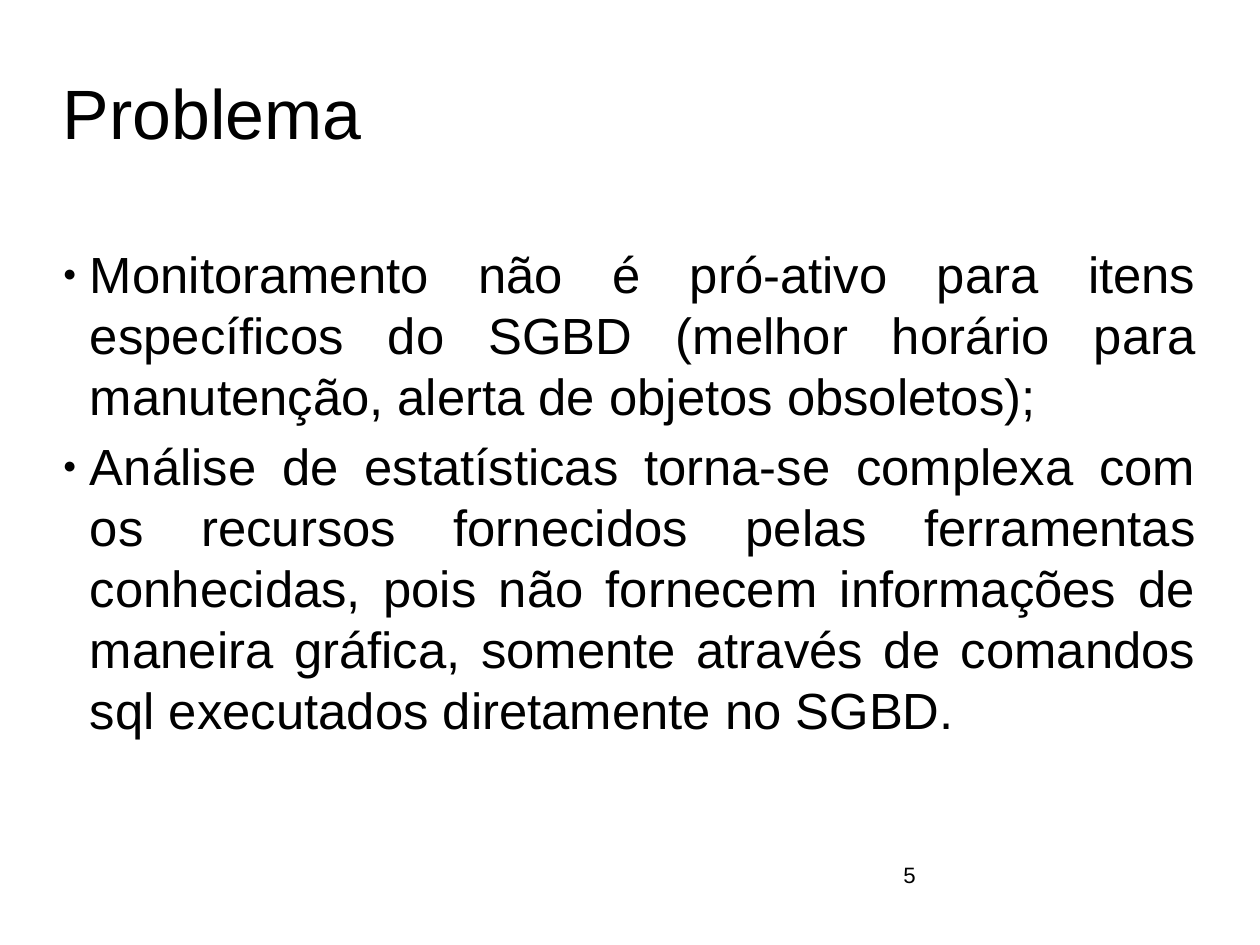
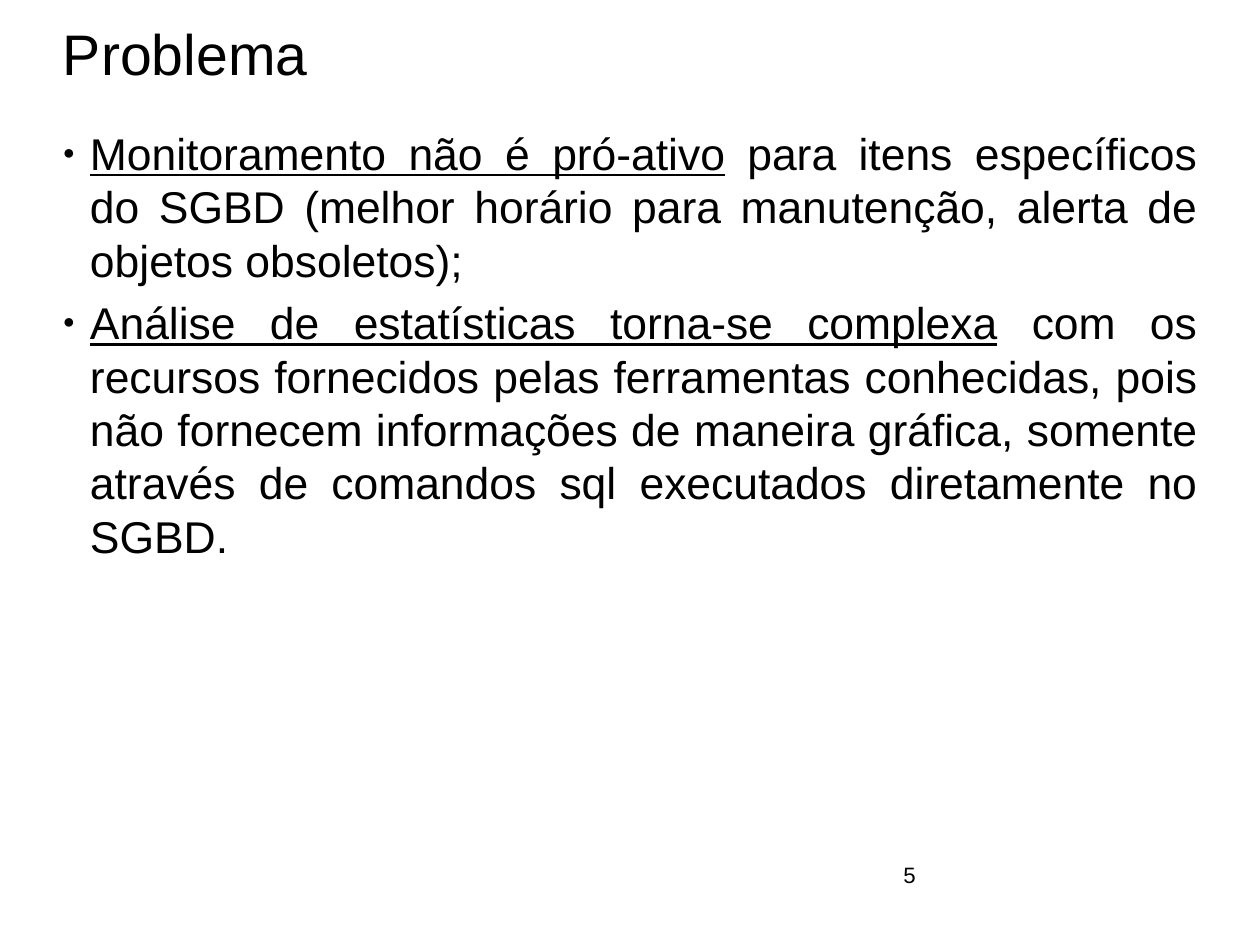
Before and after one commit to ftomasini/smdb, a slide deck: slide 5 of Documentos/FTOMASINI/FINAL/APRESENTACAO.odp. Drawn at 1260x945 pixels with LibreOffice and Linux fonts; fonts in the diff are those of the drawing; background and template pictures are left out. Boxes give left, top, right and bottom in pixels: in the first picture for what was removed or moved away, otherwise in the second. Text is boxed around its words. In the diff, an @@ line names an element or a change of style, - is before the commit and + after.

```diff
--- a/Documentos/FTOMASINI/FINAL/APRESENTACAO.odp
+++ b/Documentos/FTOMASINI/FINAL/APRESENTACAO.odp
@@ title "Problema": place and size @@
-title "Problema" at bbox=[63, 88, 362, 140]
+title "Problema" at bbox=[63, 33, 307, 76]
@@ title "Problema" at bbox=[63, 33, 307, 76]: size 44 to 36 pt @@
@@ subtitle "Monitoramento não é pró-ativo para ...": place and size @@
-subtitle "Monitoramento não é pró-ativo para ..." at bbox=[90, 255, 1196, 740]
+subtitle "Monitoramento não é pró-ativo para ..." at bbox=[90, 137, 1197, 554]
@@ subtitle "Monitoramento não é pró-ativo para ..." at bbox=[90, 137, 1197, 554]: size 32 to 28 pt; underline on in "Monitoramento não é pró-ativo", "Análise de estatísticas torna-se complexa" @@
```
Also in this commit, not shown: 12 other slides changed, 12 slides added, 12 slides removed, 3 other files.
